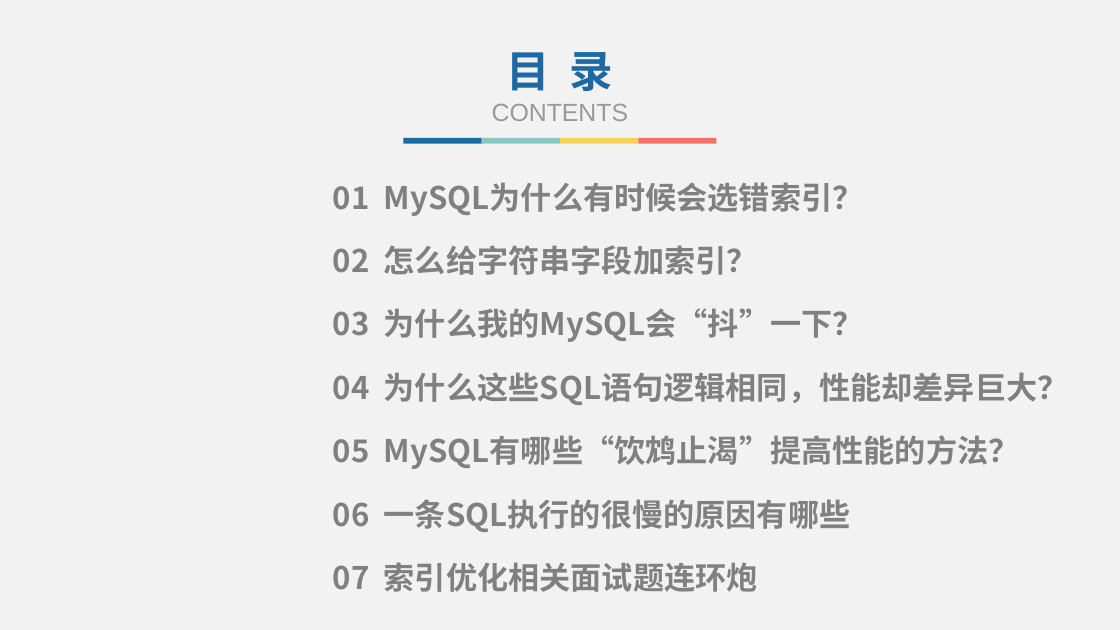
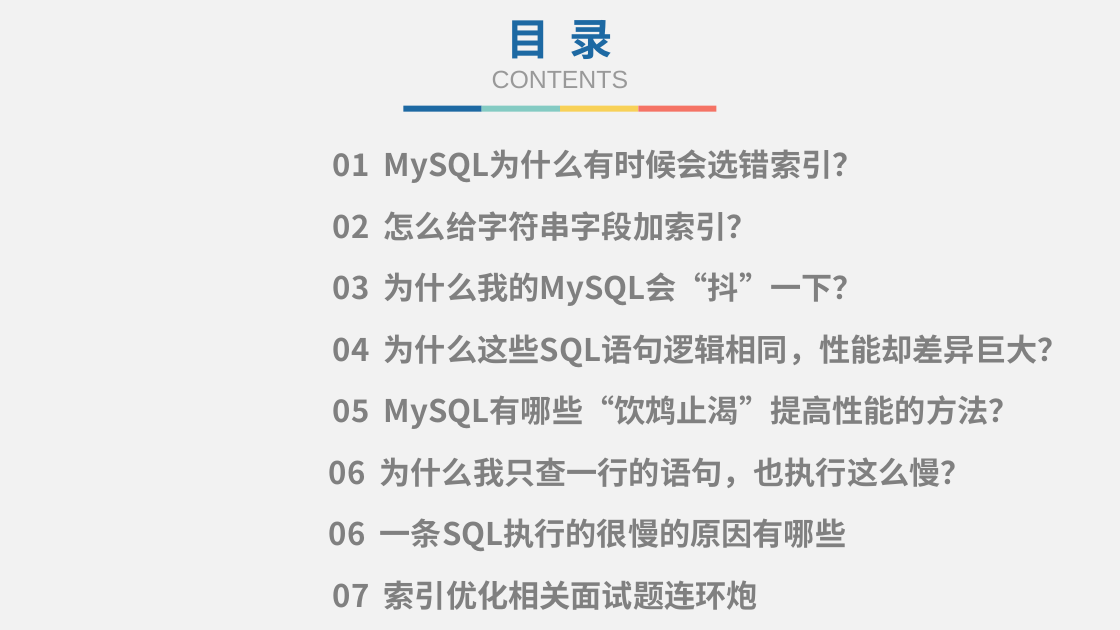
Before and after one commit to lvjiuluan/idea-projects, a slide deck: slide 2 of presentation/MySQL优化相关（持续积累...）/索引优化相关.pptx. Drawn at 1120x630 pixels with LibreOffice and Linux fonts; fonts in the diff are those of the drawing. Boxes give left, top, right and bottom in pixels: in the first picture for what was removed or moved away, otherwise in the second. Text is boxed around its words. In the diff, an @@ line names an element or a change of style, - is before the commit and + after.

```diff
--- a/presentation/MySQL优化相关（持续积累...）/索引优化相关.pptx
+++ b/presentation/MySQL优化相关（持续积累...）/索引优化相关.pptx
@@ text "目 录": place and size @@
-text "目 录" at [492, 52, 628, 121]
+text "目 录" at [492, 20, 628, 88]
@@ 4 rectangles, 2 texts: place and size @@
-4 rectangles, 2 texts at [333, 138, 864, 342]
+4 rectangles, 2 texts at [333, 105, 864, 306]
@@ text "01 MySQL为什么有时候会选错索引？": place and size @@
-text "01 MySQL为什么有时候会选错索引？" at [333, 182, 864, 216]
+text "01 MySQL为什么有时候会选错索引？" at [333, 149, 864, 183]
@@ text "04 为什么这些SQL语句逻辑相同，性能却差异巨大？": place and size @@
-text "04 为什么这些SQL语句逻辑相同，性能却差异巨大？" at [333, 372, 1069, 405]
+text "04 为什么这些SQL语句逻辑相同，性能却差异巨大？" at [333, 334, 1069, 367]
@@ text "05 MySQL有哪些“饮鸩止渴”提高性能的方法？": place and size @@
-text "05 MySQL有哪些“饮鸩止渴”提高性能的方法？" at [333, 435, 1020, 469]
+text "05 MySQL有哪些“饮鸩止渴”提高性能的方法？" at [333, 395, 1020, 429]
@@ text added at [329, 457, 972, 488], 20 pt, text #808080, bold @@
+06 为什么我只查一行的语句，也执行这么慢？
@@ text "06 一条SQL执行的很慢的原因有哪些": place and size @@
-text "06 一条SQL执行的很慢的原因有哪些" at [333, 499, 851, 532]
+text "06 一条SQL执行的很慢的原因有哪些" at [329, 518, 847, 551]
@@ text "07 索引优化相关面试题连环炮": place and size @@
-text "07 索引优化相关面试题连环炮" at [333, 562, 758, 592]
+text "07 索引优化相关面试题连环炮" at [333, 580, 758, 610]
```
Also in this commit, not shown: 54 other files.
